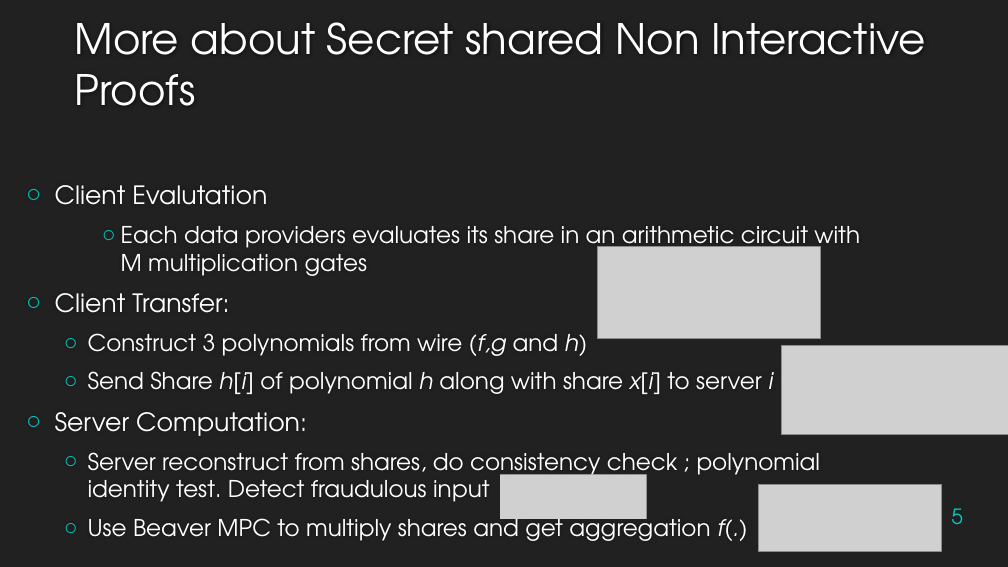
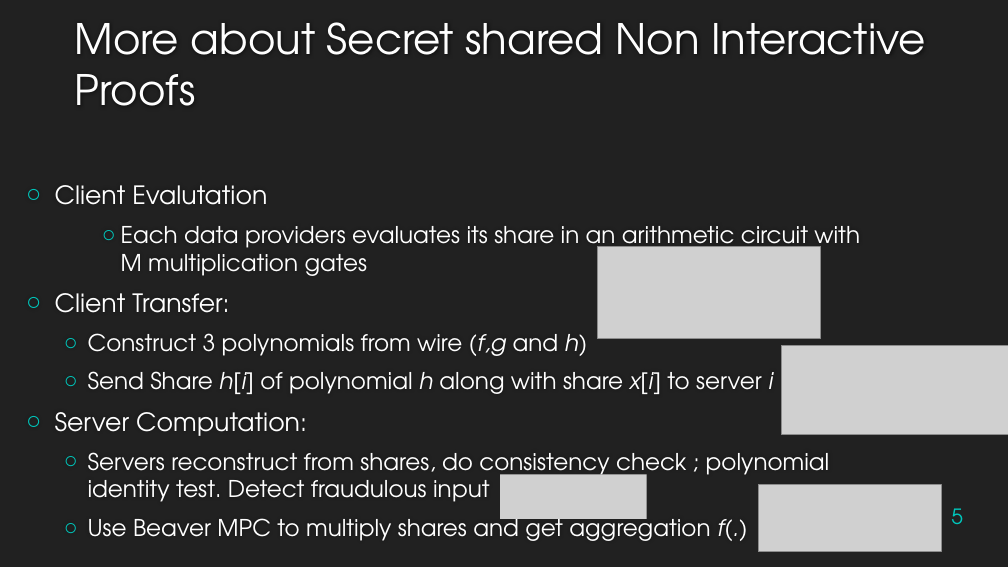
Before and after one commit to maxpr/MasterProjectDocuments, a slide deck: slide 5 of doc/Présentation.pptx. Drawn at 1008x567 pixels with LibreOffice and Linux fonts; fonts in the diff are those of the drawing; grey boxes stand for pictures; background and template pictures are left out. Boxes give left, top, right and bottom in pixels: in the first picture for what was removed or moved away, otherwise in the second. Text is boxed around its words. In the diff, an @@ line names an element or a change of style, - is before the commit and + after.

```diff
--- a/doc/Présentation.pptx
+++ b/doc/Présentation.pptx
@@ text at bbox=[88, 452, 830, 502]: text changed @@
-  ○ Server reconstruct from shares, do consistency check ; polynomial identity test. Detect fraudulous input
+  ○ Servers reconstruct from shares, do consistency check ; polynomial identity test. Detect fraudulous input
```
Also in this commit, not shown: 4 other slides changed, 13 other files.
